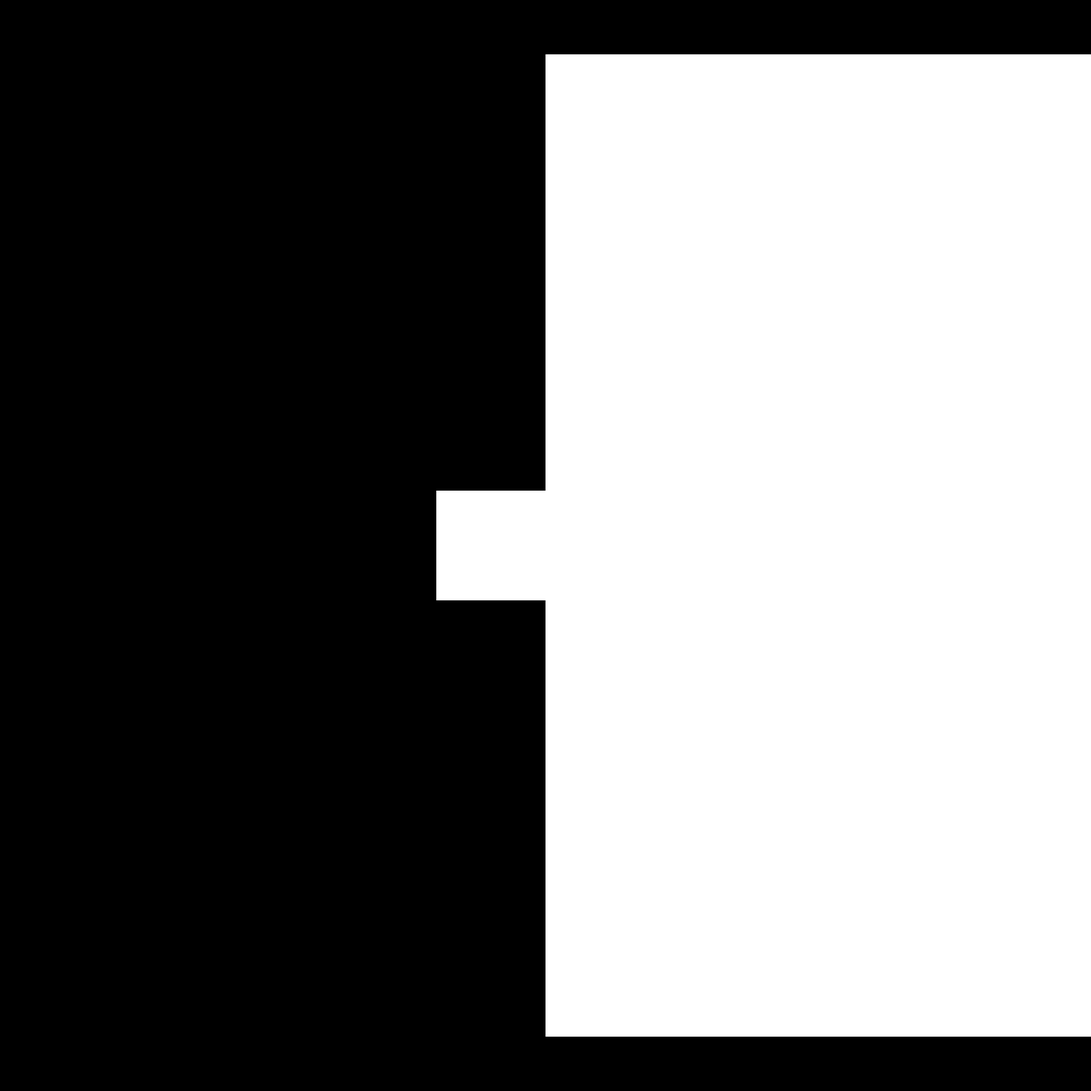
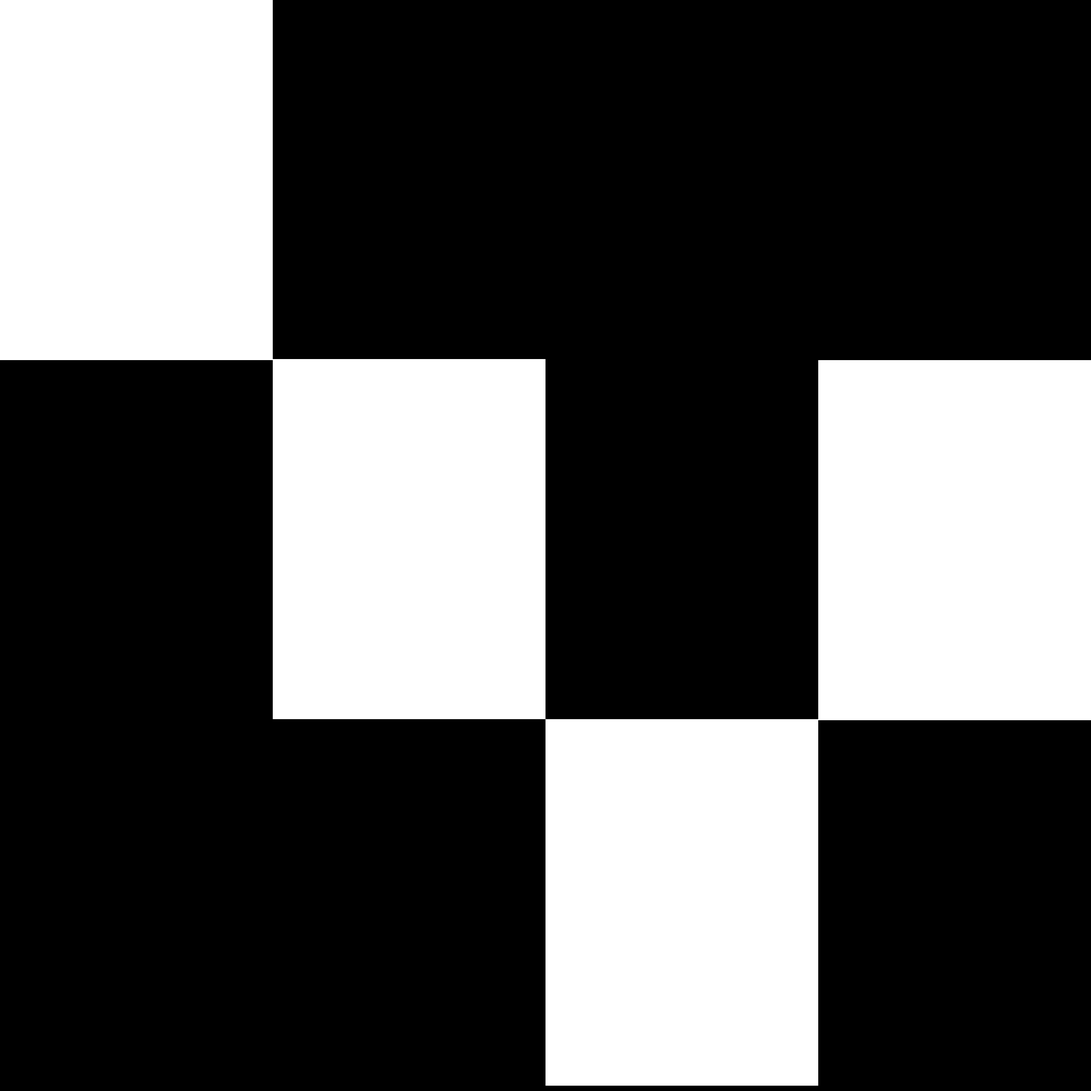
Layered file, before and after one edit (1091px x 1091px). Changes by layer:
added group "Groupe 1" with 10 layers above "MovePattern" over [0, 0, 1091, 1087]
added group "Groupe 3" with 4 layers in group "Groupe 1" over [0, 0, 1091, 1087]
added layer "Calque 4 copie 2" in group "Groupe 3" over [545, 1037, 819, 1087]
added layer "Calque 4 copie" in group "Groupe 3" over [272, 359, 546, 720]
added layer "Calque 4" in group "Groupe 3" over [0, 0, 273, 361]
added layer "Calque 2" in group "Groupe 1" over [0, 0, 1091, 1087]
hid group "MovePattern" (3 layers) over [0, 0, 1091, 1087]
